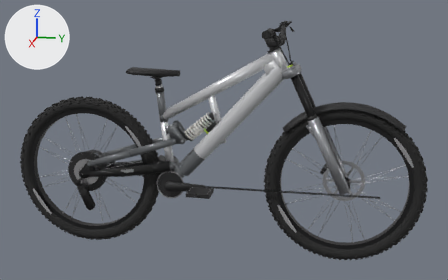
The Blender file art/bike.blend, before and after one commit.
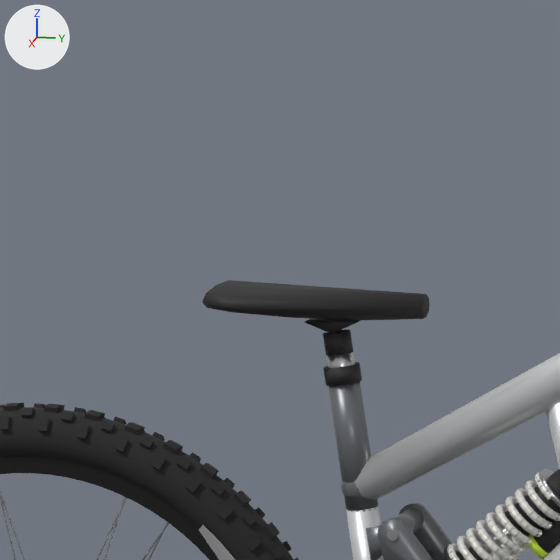
Old and new are each drawn whole from a 50 mm camera at (2.842, 0.825, 1.272) aimed at (-0.013, 0.254, 0.559) and again close up on the part from 17% to 47% of the width and 0% to 48% of the height. Every picture has the same lights, and +X, +Y and +Z are marked at upper left. The last two pictures show the newer version.

In view in the first close-up: 'Frame', 'RearWheel', 'Rocker', 'ShockBody', 'ShockSpring' and 1 more.
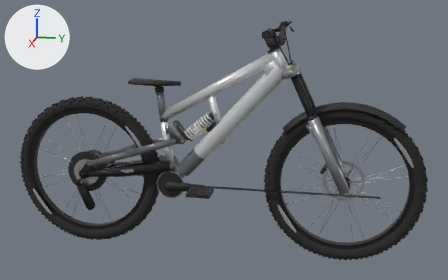
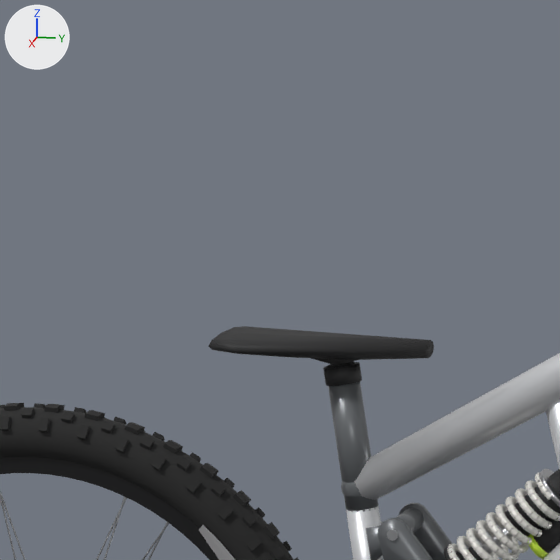
Boxes [x1, y1, x2, y2] around the edits, measured in the close-ups (560 x 560 px; the box of a moved part takes in the faces that stretch with it):
'Frame', reshaped
    before: [202, 280, 560, 560]
    after: [208, 326, 560, 560]
part 1 of me_frame, moved or reshaped
    before: [304, 319, 361, 334]
    after: [311, 358, 359, 366]
part 2 of me_frame, added (black)
    after: [208, 326, 434, 360]
part 3 of me_frame, deleted (black)
    before: [323, 329, 353, 356]
part 4 of me_frame, deleted (black)
    before: [202, 280, 430, 321]
part 5 of me_frame, moved or reshaped
    before: [326, 352, 355, 368]
    after: [328, 361, 355, 368]
part 6 of me_frame, recoloured
    before: [326, 352, 355, 368]
    after: [328, 361, 355, 368]

The change in detail:
me_frame is used by ob_frame; location (0.0, 0.0, 0.0).
me_frame had 1822 vertices, 1610 faces and spanned x -0.074..0.074, y -0.2..0.579, z 0.267..1.012.
me_frame now has 1784 vertices, 1592 faces and spans x -0.072..0.072, y -0.195..0.579, z 0.267..1.012.
me_frame part 1: the loose piece of 6 vertices spanning x -0.017..0.017, y -0.1..-0.035, z 0.845..0.859 is scaled about its middle by (1, 1, 0.651), then moved by (0.0, 0.005, -0.039).
me_frame part 2: a new loose piece of 38 vertices spanning x -0.072..0.072, y -0.195..0.045, z 0.814..0.843, in mat_matteblack (black #272728).
me_frame part 3: the loose piece of 40 vertices spanning x -0.016..0.016, y -0.081..-0.046, z 0.818..0.847 is deleted.
me_frame part 4: the loose piece of 36 vertices spanning x -0.074..0.074, y -0.2..0.04, z 0.859..0.898 is deleted.
me_frame part 5: 20 vertices moved from x -0.016..0.016, y -0.077..-0.046, z 0.818..0.822 to x -0.016..0.016, y -0.076..-0.045, z 0.806..0.81.
me_frame part 6: 22 faces spanning x -0.016..0.016, y -0.076..-0.042, z 0.788..0.81 switch from mat_alloy (light grey #ceced1) to mat_matteblack (black #272728).
